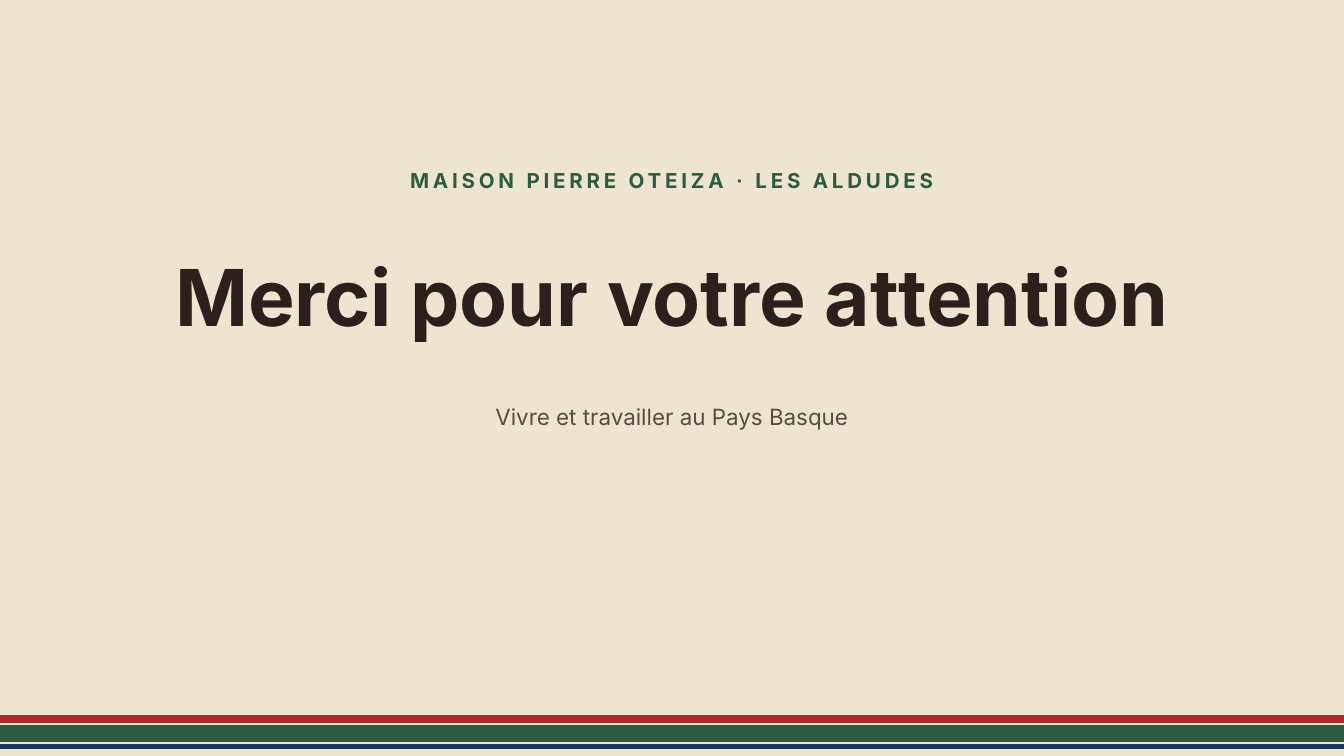
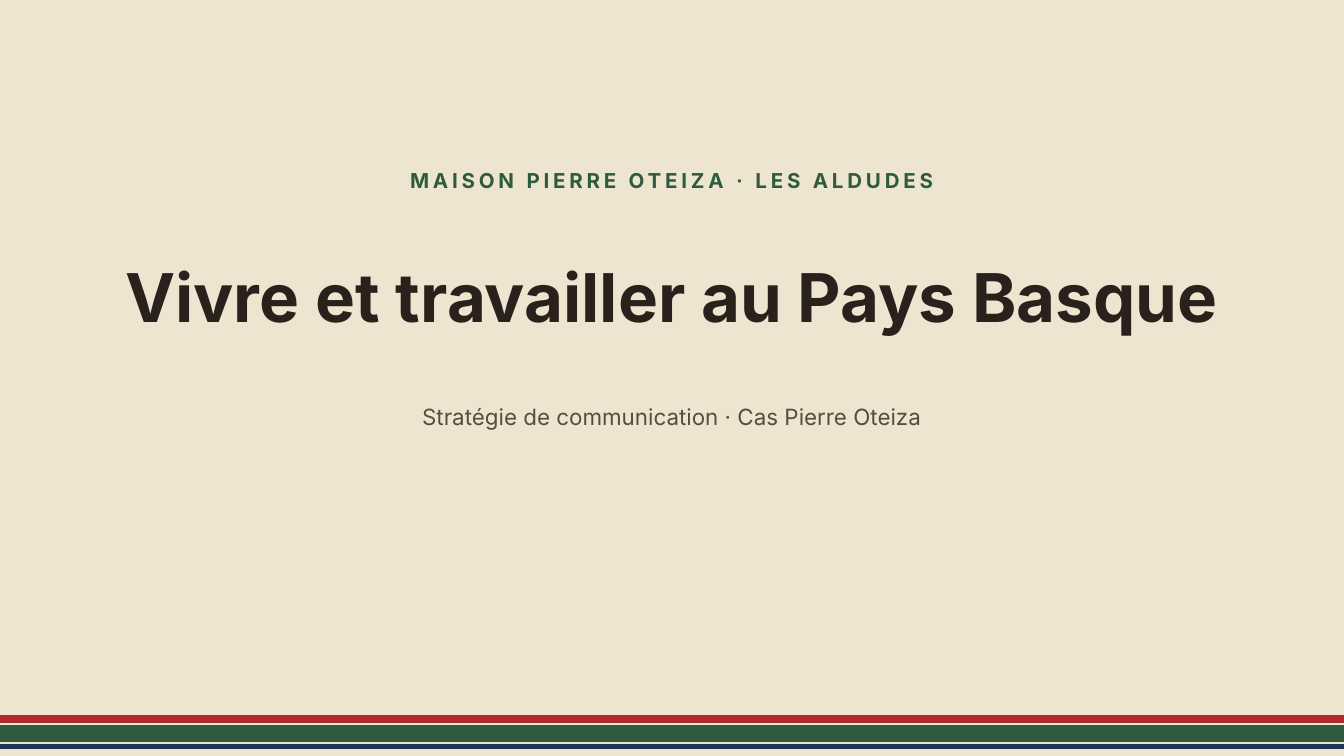
Before and after one commit to loulou64jgp/mes-skills, a slide deck: slide 55 of oteiza-prototype/presentation/Pierre_Oteiza_presentation.pptx. Drawn at 1344x756 pixels with LibreOffice and Linux fonts; fonts in the diff are those of the drawing. Boxes give left, top, right and bottom in pixels: in the first picture for what was removed or moved away, otherwise in the second. Text is boxed around its words. In the diff, an @@ line names an element or a change of style, - is before the commit and + after.

```diff
--- a/oteiza-prototype/presentation/Pierre_Oteiza_presentation.pptx
+++ b/oteiza-prototype/presentation/Pierre_Oteiza_presentation.pptx
@@ text at <box>125,270,1217,336</box>: text changed; size 42 to 36 pt @@
-Merci pour votre attention
+Vivre et travailler au Pays Basque
@@ text at <box>422,408,921,430</box>: text changed @@
-Vivre et travailler au Pays Basque
+Stratégie de communication · Cas Pierre Oteiza
```
Also in this commit, not shown: 2 other files.
